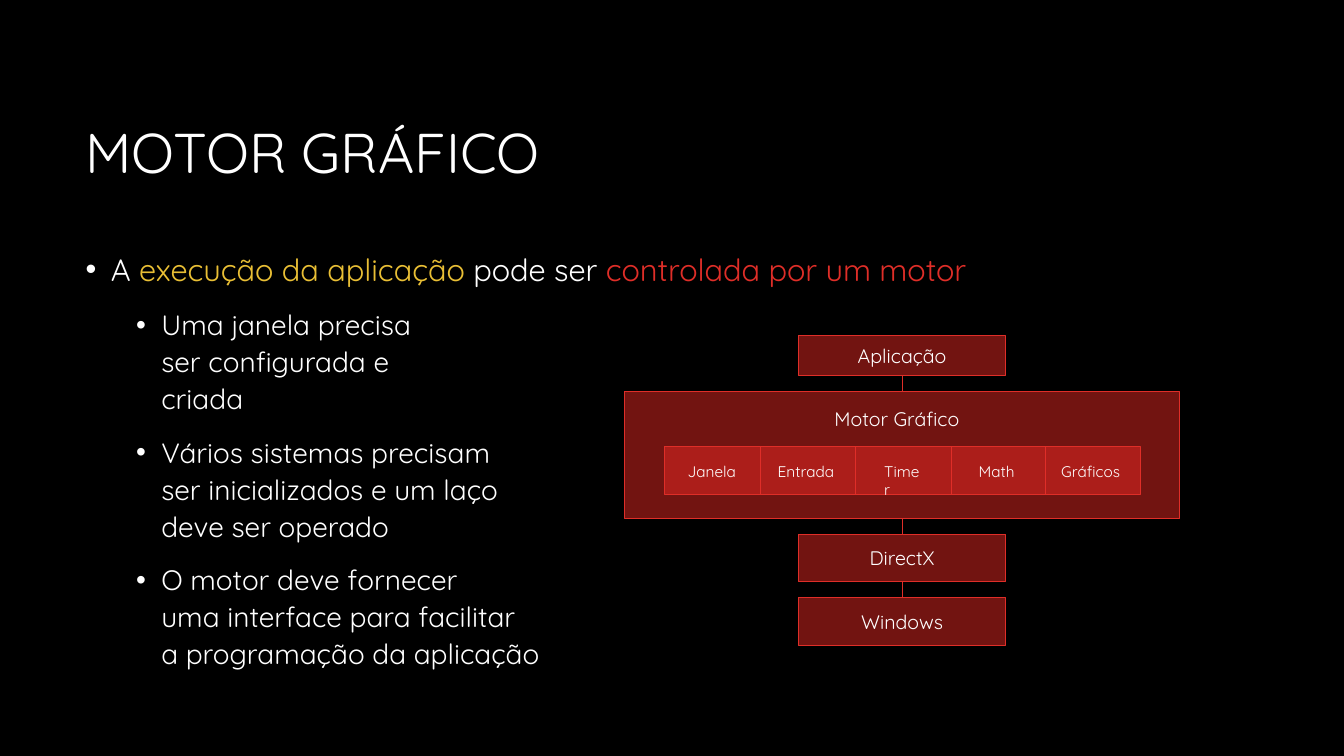
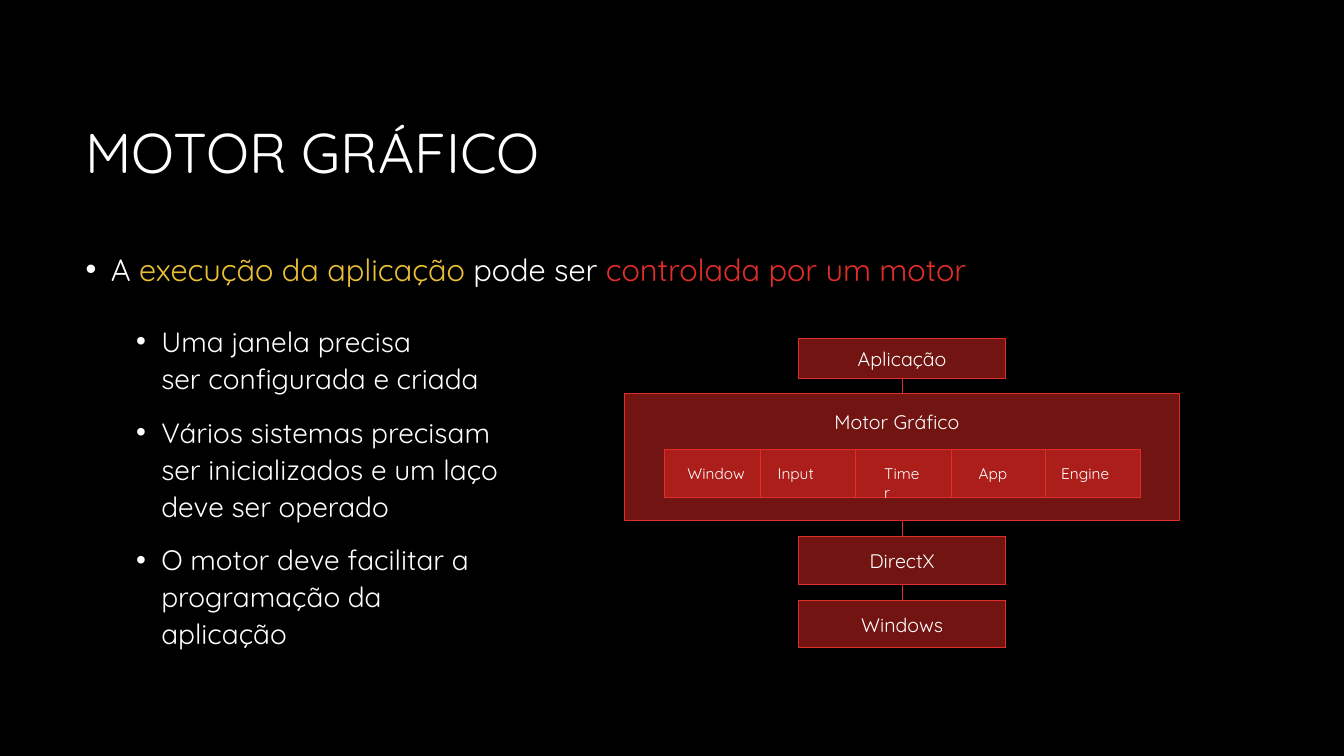
Before and after one commit to JudsonSS/CG, a slide deck: slide 6 of Slides/04. Aplicação Gráfica.pptx. Drawn at 1344x756 pixels with LibreOffice and Linux fonts; fonts in the diff are those of the drawing; background and template pictures are left out. Boxes give left, top, right and bottom in pixels: in the first picture for what was removed or moved away, otherwise in the second. Text is boxed around its words. In the diff, an @@ line names an element or a change of style, - is before the commit and + after.

```diff
--- a/Slides/04. Aplicação Gráfica.pptx
+++ b/Slides/04. Aplicação Gráfica.pptx
@@ text at <box>687,468,744,479</box>: text changed @@
-Janela
+Window
@@ text at <box>778,468,814,482</box>: text changed @@
-Entrada
+Input
@@ text at <box>979,468,1008,482</box>: text changed @@
-Math
+App
@@ 7 lines: place and size @@
-7 lines at <box>760,375,1046,598</box>
+7 lines at <box>760,378,1046,601</box>
@@ text at <box>1061,468,1109,482</box>: text changed @@
-Gráficos
+Engine
@@ text at <box>161,549,469,650</box>: text changed @@
-  • O motor deve fornecer
-    uma interface para facilitar
-    a programação da aplicação
+  • O motor deve facilitar a
+    programação da
+    aplicação
```
Also in this commit, not shown: 12 other slides changed, 1 slide added.
